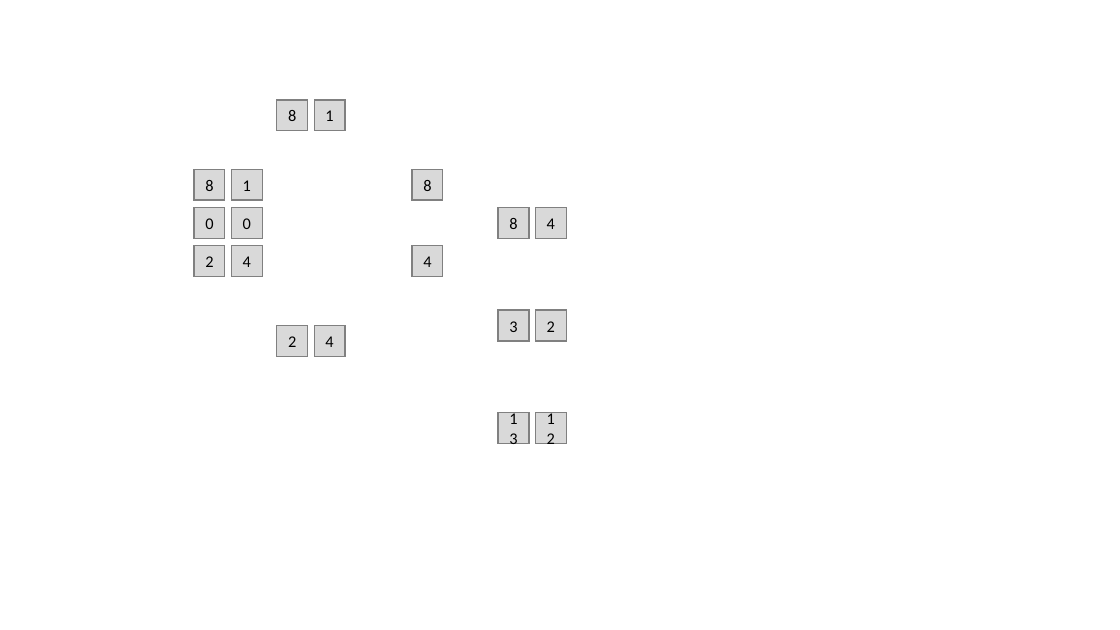
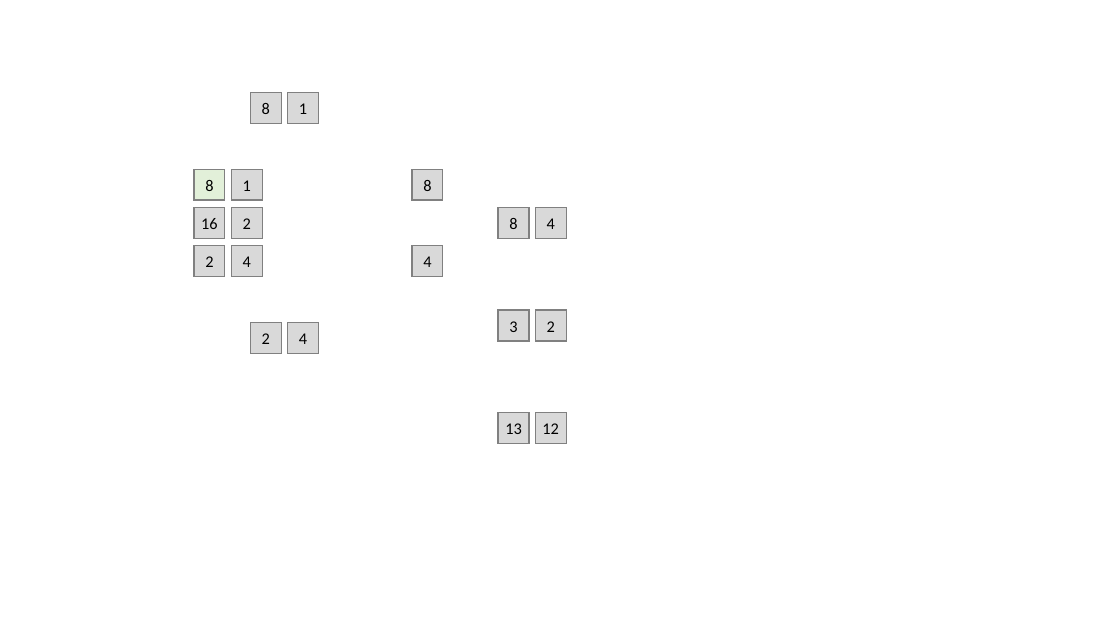
Before and after one commit to Technion-Kishony-lab/quibbler, a slide deck: slide 5 of docs_notebooks/inverse.pptx. Drawn at 1120x630 pixels with LibreOffice and Linux fonts; fonts in the diff are those of the drawing. Boxes give left, top, right and bottom in pixels: in the first picture for what was removed or moved away, otherwise in the second. Text is boxed around its words. In the diff, an @@ line names an element or a change of style, - is before the commit and + after.

```diff
--- a/docs_notebooks/inverse.pptx
+++ b/docs_notebooks/inverse.pptx
@@ rectangle "8" moved from (x1=277, y1=100, x2=308, y2=131) to (x1=250, y1=92, x2=281, y2=124) @@
@@ rectangle "1" moved from (x1=314, y1=100, x2=345, y2=131) to (x1=287, y1=92, x2=318, y2=124) @@
@@ rectangle "8" at (x1=194, y1=169, x2=225, y2=200): fill #D9D9D9 to #E2F0D9 @@
@@ text in rectangle at (x1=201, y1=218, x2=218, y2=229): text changed @@
-0
+16
@@ text in rectangle at (x1=243, y1=218, x2=251, y2=229): text changed @@
-0
+2
@@ rectangle "2" moved from (x1=277, y1=326, x2=308, y2=357) to (x1=250, y1=323, x2=281, y2=354) @@
@@ rectangle "4" moved from (x1=314, y1=326, x2=345, y2=357) to (x1=287, y1=323, x2=318, y2=354) @@
```
Also in this commit, not shown: 1 other file.
